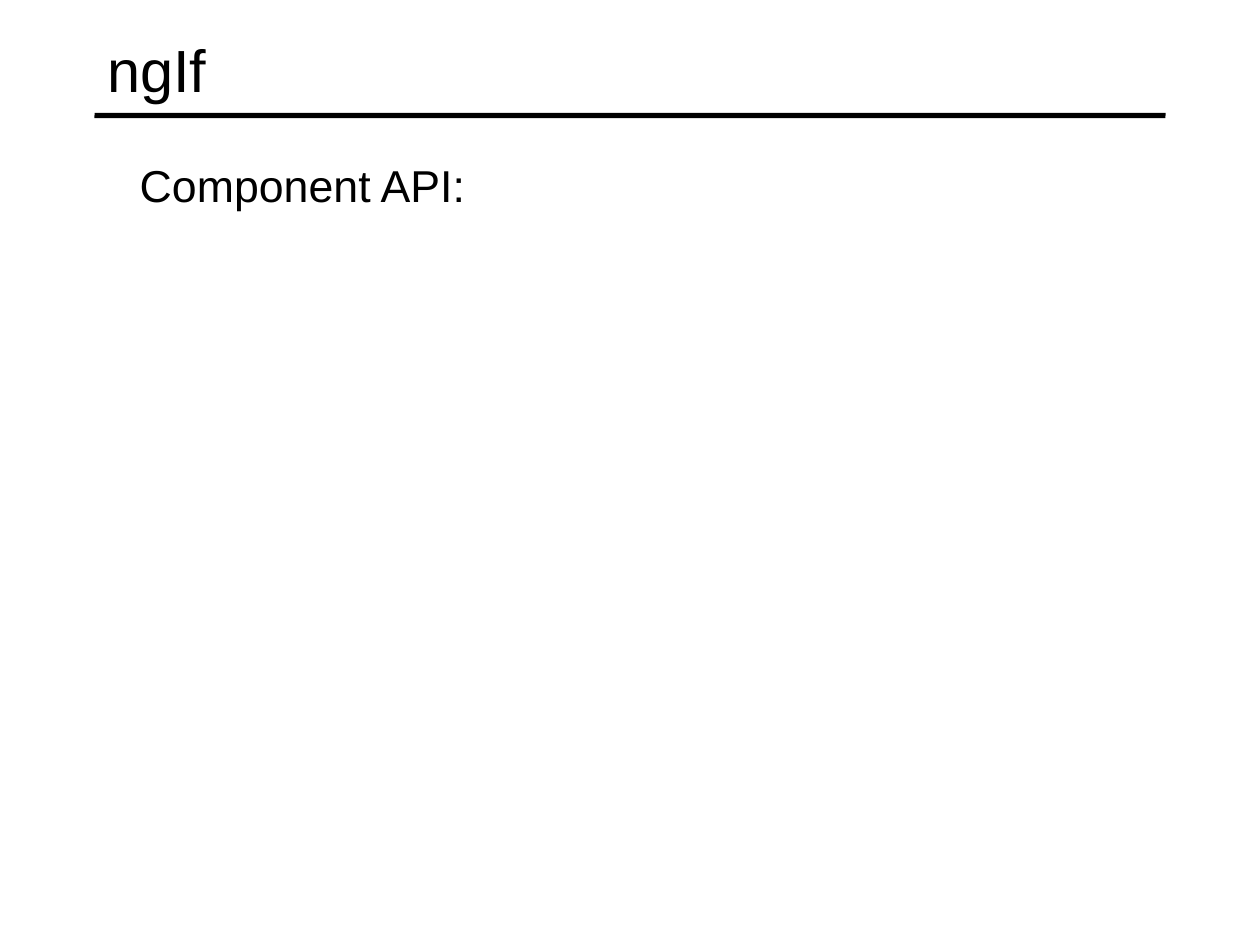
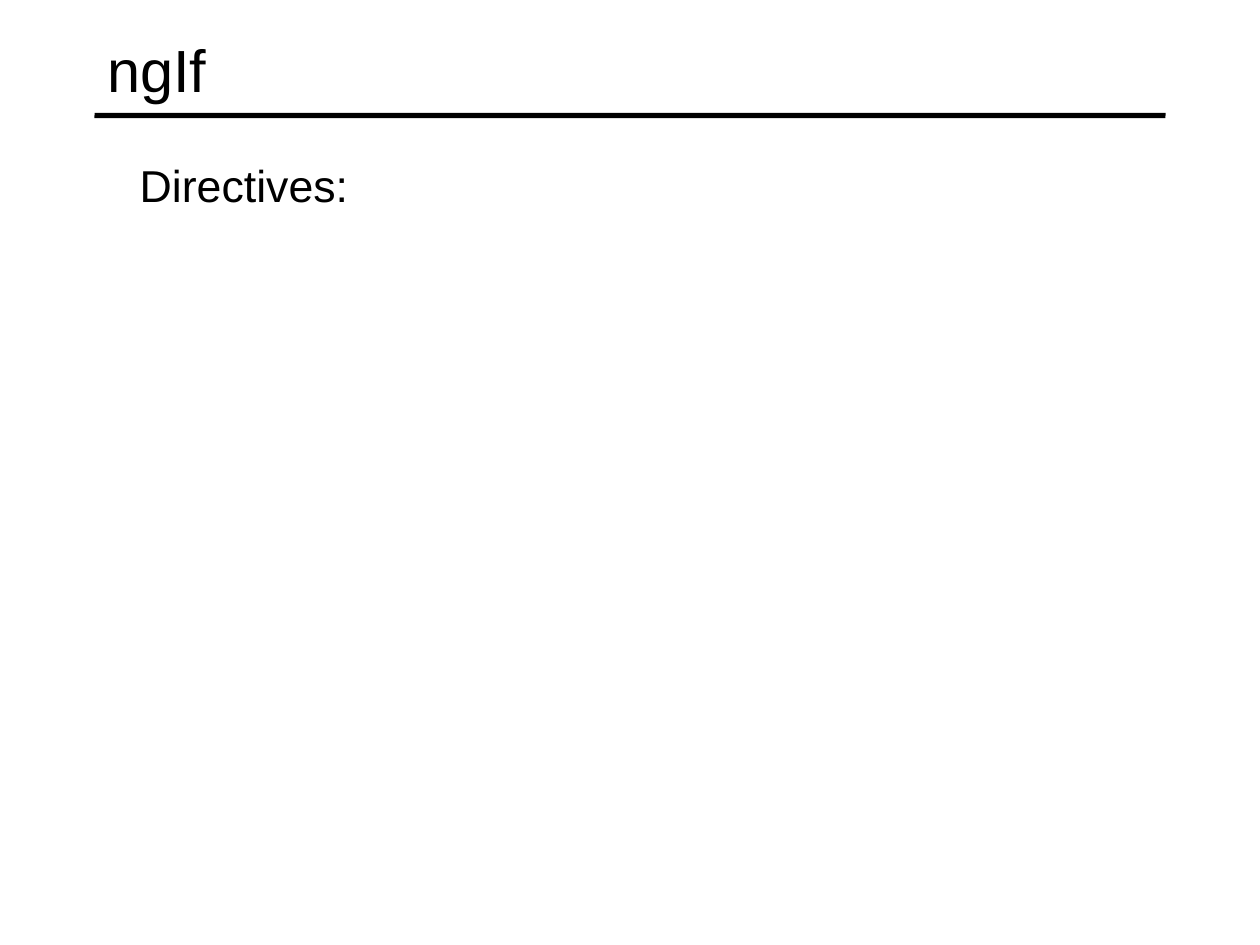
Before and after one commit to specter01wj/Jago_Link_Training, a slide deck: slide 3 of Angular/Angular7/Angular Advanced Course/Essentials/4.Directives/L4_Directives.ppt. Drawn at 1260x945 pixels with LibreOffice and Linux fonts; fonts in the diff are those of the drawing. Boxes give left, top, right and bottom in pixels: in the first picture for what was removed or moved away, otherwise in the second. Text is boxed around its words. In the diff, an @@ line names an element or a change of style, - is before the commit and + after.

```diff
--- a/Angular/Angular7/Angular Advanced Course/Essentials/4.Directives/L4_Directives.ppt
+++ b/Angular/Angular7/Angular Advanced Course/Essentials/4.Directives/L4_Directives.ppt
@@ text at [140, 169, 348, 203]: text changed @@
-  Component API:
+  Directives:
```
Also in this commit, not shown: 1 other file.
